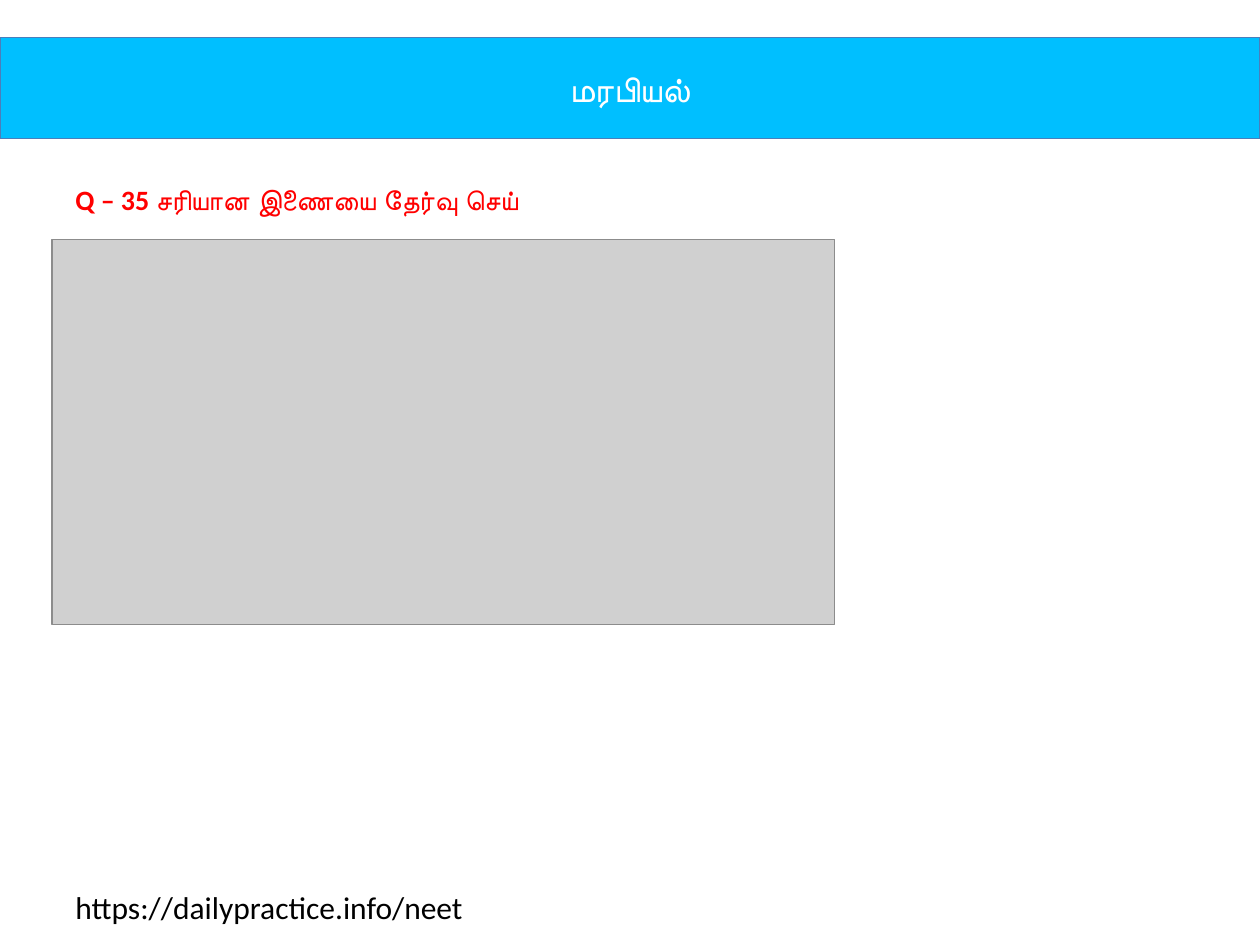
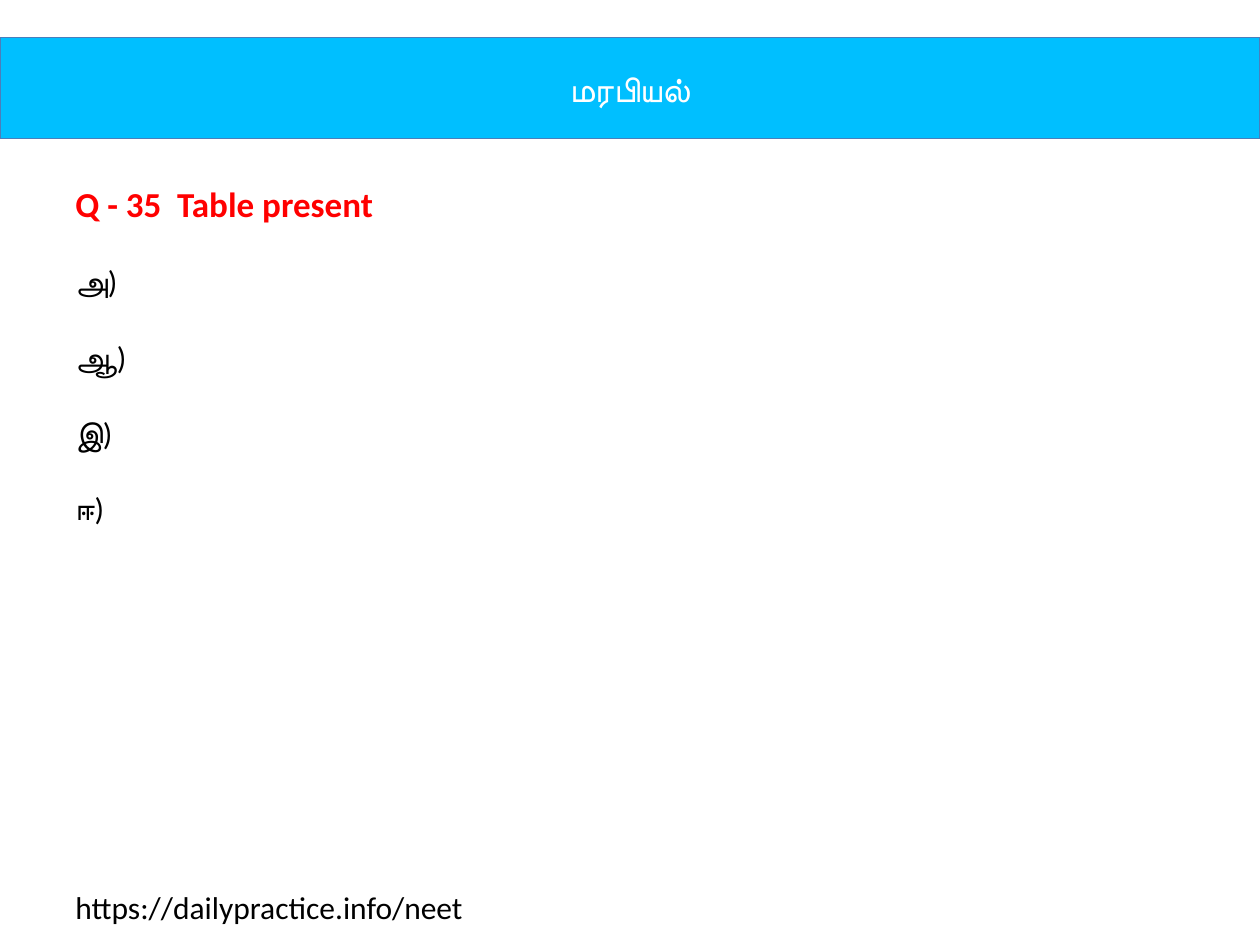
Before and after one commit to tvmani/tvmani.github.io, a slide deck: slide 70 of tamil_biology/12th_Bio_Botany_Tamil_U02.pptx. Drawn at 1260x945 pixels with LibreOffice and Linux fonts; fonts in the diff are those of the drawing; grey boxes stand for pictures. Boxes give left, top, right and bottom in pixels: in the first picture for what was removed or moved away, otherwise in the second. Text is boxed around its words. In the diff, an @@ line names an element or a change of style, - is before the commit and + after.

```diff
--- a/tamil_biology/12th_Bio_Botany_Tamil_U02.pptx
+++ b/tamil_biology/12th_Bio_Botany_Tamil_U02.pptx
@@ text at <box>75,192,373,524</box>: text changed; size 16 to 20 pt @@
-Q – 35 சரியான இணையை தேர்வு செய்
+Q - 35 Table present
+அ)
+ஆ)
+இ)
+ஈ)
@@ picture removed at <box>52,239,834,625</box> @@
```
Also in this commit, not shown: 7 other slides changed, 42 other files.
